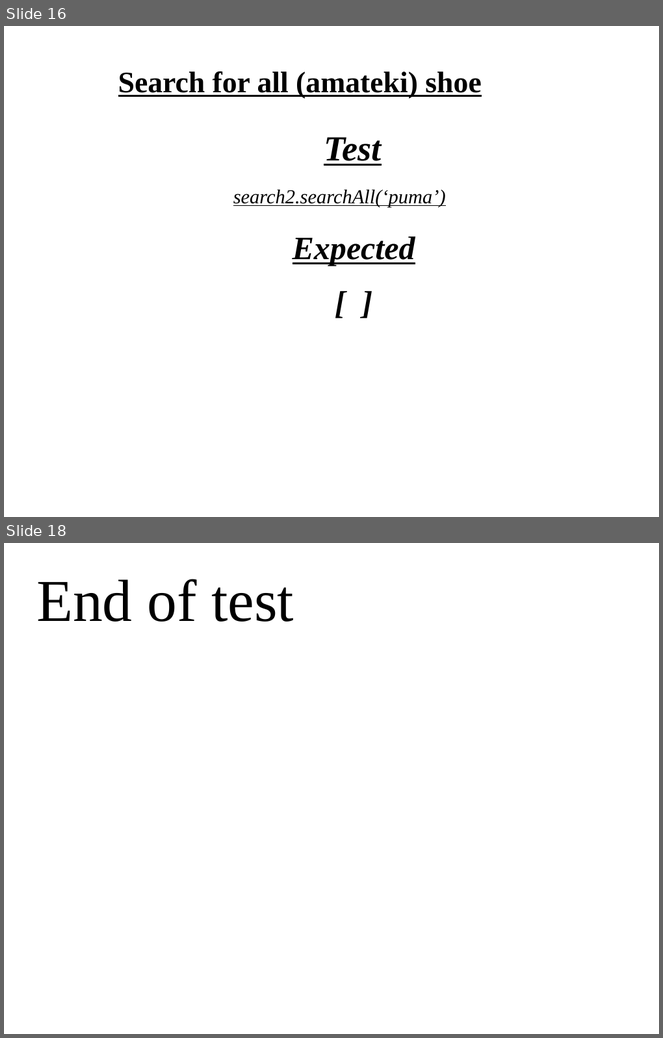
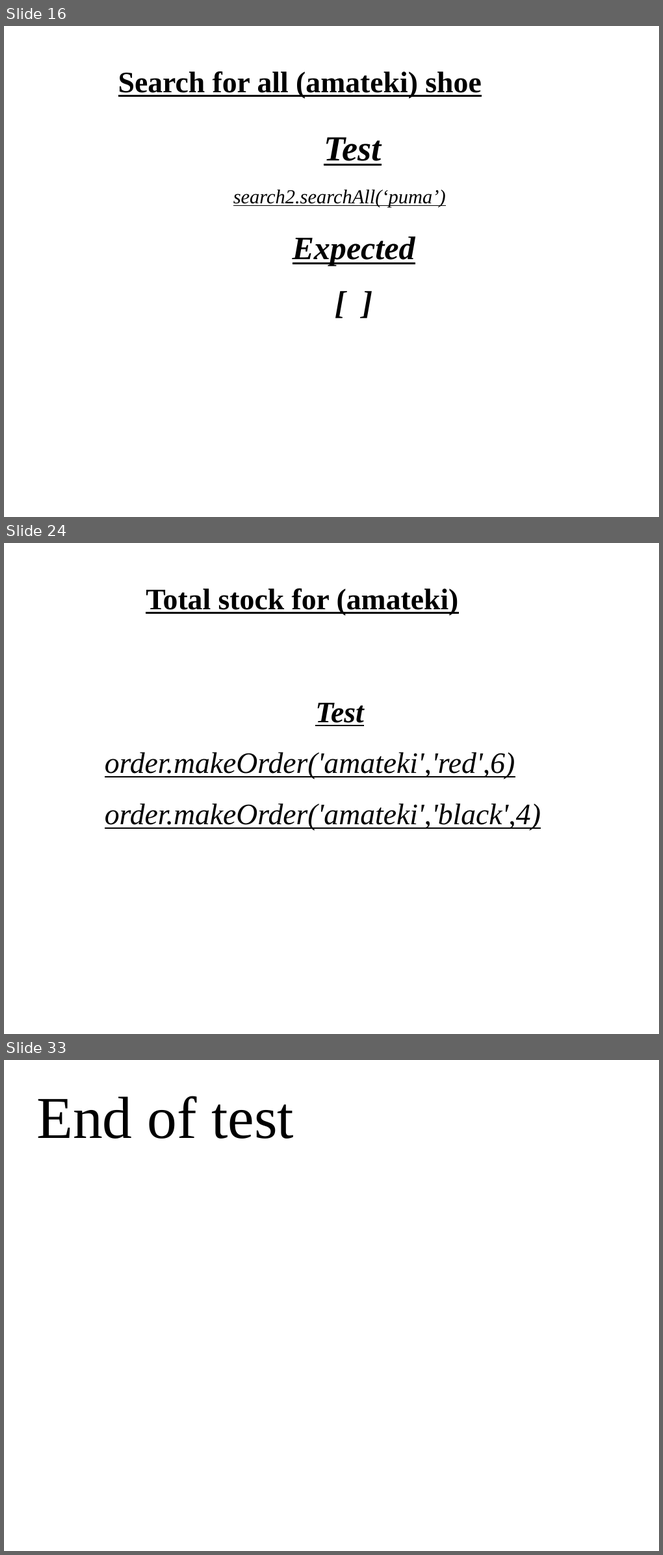
Before and after one commit to TaSiya/shoe, a slide deck: project presentation.odp. Shown one above the other, each under a label of ours: slides 16 and 18 before the commit, slides 16, 24 and 33 after it; the slides between them are not shown. The pictures are 663x1038 and 663x1555 pixels, drawn with LibreOffice and Linux fonts; fonts in the diff are those of the drawing; background and template pictures are left out. Boxes give left, top, right and bottom in pixels: in the first picture for what was removed or moved away, otherwise in the second. Text is boxed around its words. In the diff, an @@ line names an element or a change of style, - is before the commit and + after.

```diff
--- a/project presentation.odp
+++ b/project presentation.odp
@@ slide 24 added at bbox=[4, 543, 659, 1034], background picture (left out) @@
@@ title added at bbox=[146, 588, 459, 616], 36 pt, text #000000, bold, underline @@
+Total stock for (amateki)
@@ text added at bbox=[105, 703, 541, 831], 36 pt, text #000000, italic, underline @@
+Test
+order.makeOrder('amateki','red',6)
+order.makeOrder('amateki','black',4)
@@ what was slide 18 is now slide 33 @@
```
Also in this commit, not shown: 2 slides changed, 14 other slides added, 3 other files.
